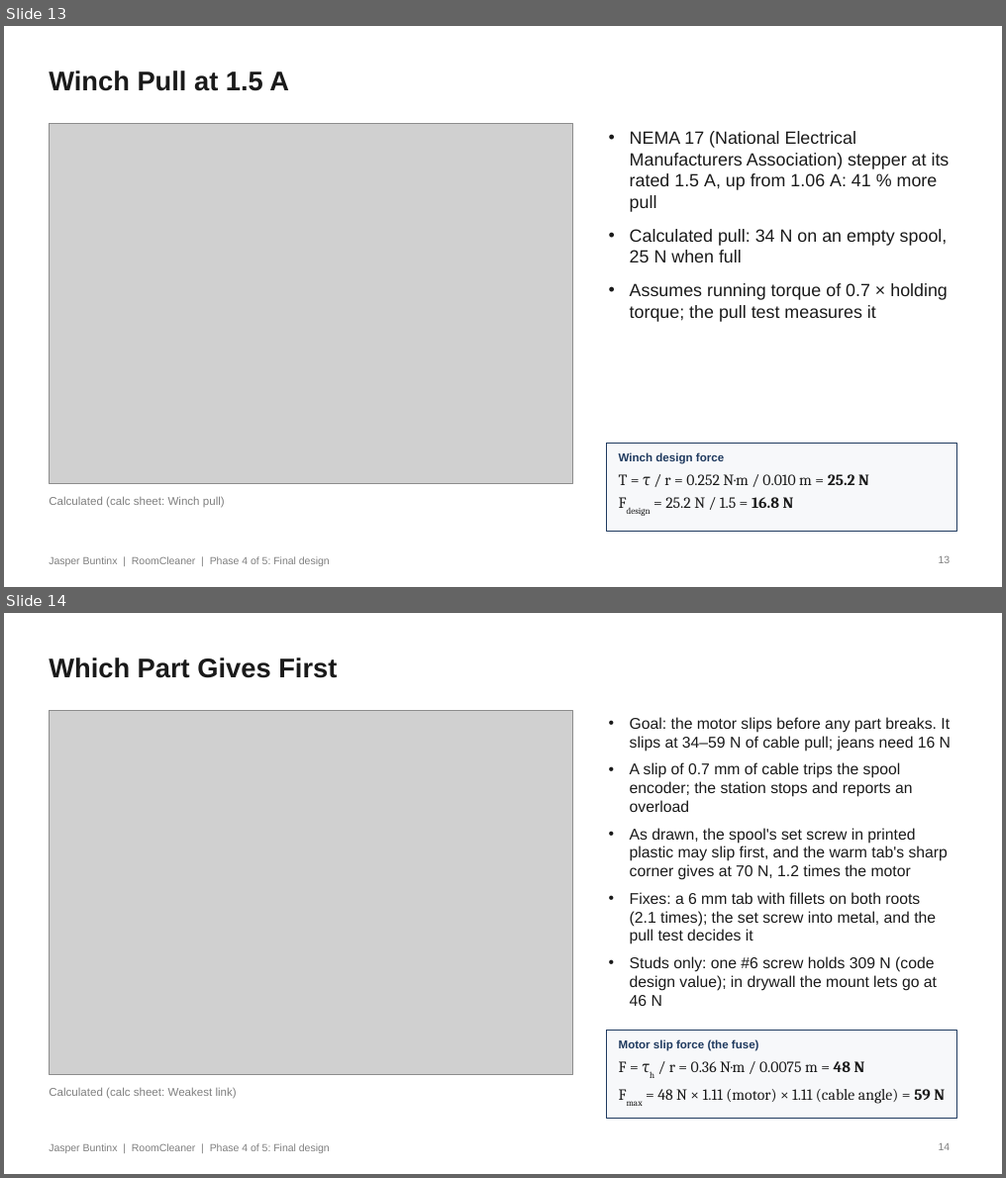
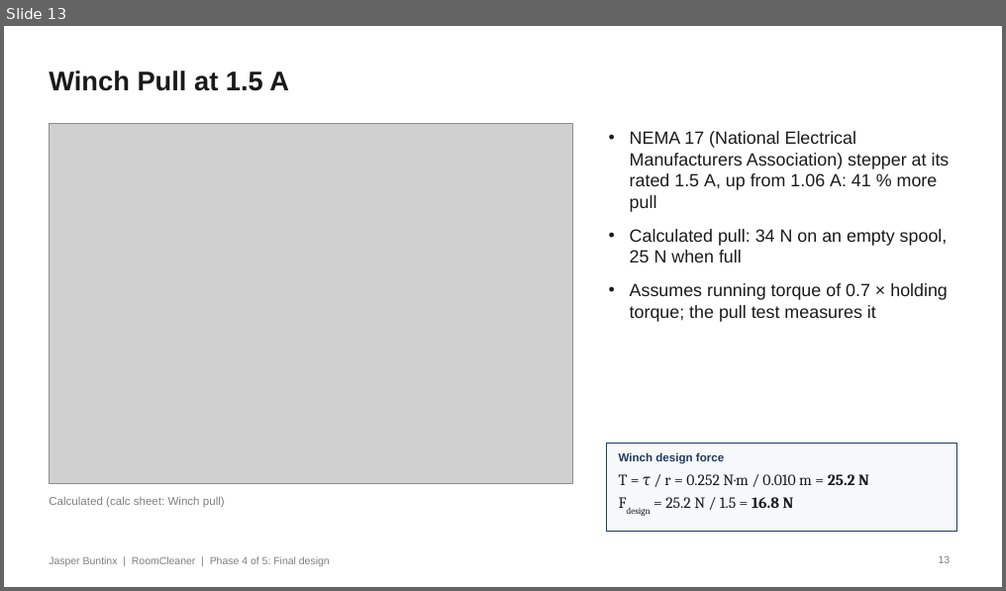
Before and after one commit to Jaspario1199/RoomCleaner, a slide deck: docs/presentation/deck_v8/RoomCleaner_Buntinx_Oct27_v8.pptx. Shown one above the other, each under a label of ours: slides 13 and 14 before the commit, slide 13 after it. The pictures are 1006x1178 and 1006x591 pixels, drawn with LibreOffice and Linux fonts; fonts in the diff are those of the drawing; grey boxes stand for pictures. Boxes give left, top, right and bottom in pixels: in the first picture for what was removed or moved away, otherwise in the second. Text is boxed around its words. In the diff, an @@ line names an element or a change of style, - is before the commit and + after.

```diff
--- a/docs/presentation/deck_v8/RoomCleaner_Buntinx_Oct27_v8.pptx
+++ b/docs/presentation/deck_v8/RoomCleaner_Buntinx_Oct27_v8.pptx
@@ slide 14 removed at [4,613,1002,1174], background #FFFFFF @@
@@ text removed at [49,658,337,678] @@
-Which Part Gives First
@@ picture removed at [49,710,573,1075] @@
@@ text removed at [630,717,950,1006] @@
-• Goal: the motor slips before any part breaks. It slips at 34–59 N of cable pull; jeans need 16 N
-• A slip of 0.7 mm of cable trips the spool encoder; the station stops and reports an overload
-• As drawn, the spool's set screw in printed plastic may slip first, and the warm tab's sharp corner gives at 70 N, 1.2 times the motor
-• Fixes: a 6 mm tab with fillets on both roots (2.1 times); the set screw into metal, and the pull test decides it
-• Studs only: one #6 screw holds 309 N (code design value); in drywall the mount lets go at 46 N
@@ rectangle removed at [607,1030,957,1118] @@
@@ text removed at [619,1040,759,1052] @@
-Motor slip force (the fuse)
@@ text removed at [49,1087,237,1099] @@
-Calculated (calc sheet: Weakest link)
@@ text removed at [619,1061,944,1104] @@
-F = τh / r = 0.36 N·m / 0.0075 m = 48 N
-Fmax = 48 N × 1.11 (motor) × 1.11 (cable angle) = 59 N
@@ text removed at [49,1144,330,1154] @@
-Jasper Buntinx | RoomCleaner | Phase 4 of 5: Final design
@@ page number removed at [939,1144,950,1151] @@
-14
```
Also in this commit, not shown: 4 slides changed, 12 other files.
